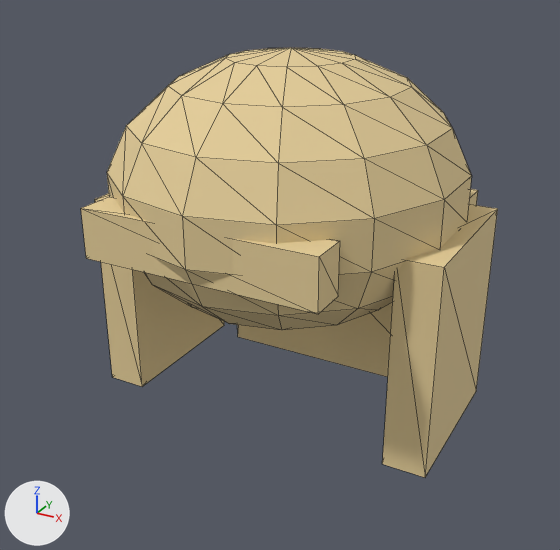
An edit to the glTF model public/assets/models/characters/wardrobe/hair-bob-blond.glb, drawn before and after from the same camera.
Rendered twice from a 50 mm camera at (0.33, -0.615, 0.405) aimed at (-0.003, -0.009, 0.103). Lighting does not change. The marker at lower left points along +X, +Y and +Z. The older version comes first. Mesh edges are drawn as thin lines. Vertices at exactly the same position are counted once.

Script lines for the objects in view, before the commit:
```python
me_hair_back = bpy.data.meshes.new('hair_back')
me_hair_back.from_pydata(...)  # a box spanning x -0.135..0.135, y 0.12..0.17, z -0.06..0.16
me_hair_back.materials.append(mat_charmat)
me_hair_cap = bpy.data.meshes.new('hair_cap')
me_hair_cap.from_pydata(...)  # a UV sphere (14 segments, 9 rings, poles along z) spanning x -0.159..0.159, y -0.167..0.177, z 0.066..0.314
me_hair_cap.materials.append(mat_charmat)
me_hair_curtain_1 = bpy.data.meshes.new('hair_curtain_1')
me_hair_curtain_1.from_pydata(...)  # a box spanning x 0.135..0.175, y -0.07..0.09, z -0.03..0.17
me_hair_curtain_1.materials.append(mat_charmat)
me_hair_curtain__1 = bpy.data.meshes.new('hair_curtain_-1')
me_hair_curtain__1.from_pydata(...)  # a box spanning x -0.175..-0.135, y -0.07..0.09, z -0.03..0.17
me_hair_curtain__1.materials.append(mat_charmat)
me_hair_fringe = bpy.data.meshes.new('hair_fringe')
me_hair_fringe.from_pydata(...)  # a box spanning x -0.11..0.11, y -0.157..-0.123, z 0.153..0.197
me_hair_fringe.materials.append(mat_charmat)
ob_hair_back = bpy.data.objects.new('hair_back', me_hair_back)
ob_hair_back.location = (0.0, 0.0, 0.0)
ob_hair_cap = bpy.data.objects.new('hair_cap', me_hair_cap)
ob_hair_cap.location = (0.0, 0.0, 0.0)
ob_hair_curtain_1 = bpy.data.objects.new('hair_curtain_1', me_hair_curtain_1)
ob_hair_curtain_1.location = (0.0, 0.0, 0.0)
ob_hair_curtain__1 = bpy.data.objects.new('hair_curtain_-1', me_hair_curtain__1)
ob_hair_curtain__1.location = (0.0, 0.0, 0.0)
ob_hair_fringe = bpy.data.objects.new('hair_fringe', me_hair_fringe)
ob_hair_fringe.location = (0.0, 0.0, 0.0)
```
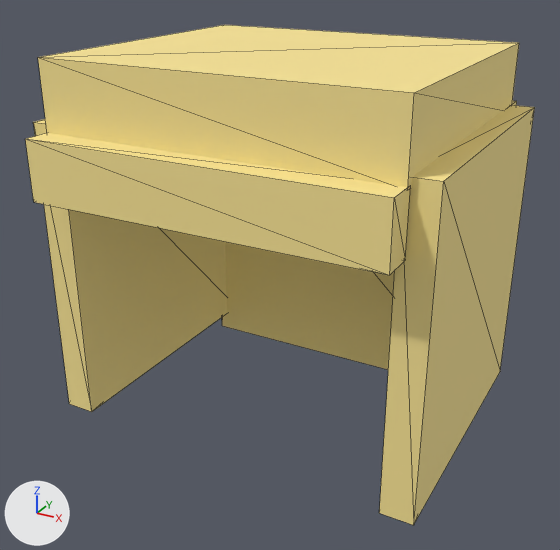
Pixel boxes [x1, y1, x2, y2] of what changed, in the pictures (560 x 550 px; the box of a moved part takes in the faces that stretch with it):
'hair_cap', deleted (beige): before [107, 48, 472, 330]
'hair_top', added (yellow): after [38, 25, 519, 189]
'hair_fringe', recoloured, moved, rescaled (49% wider, 21% taller): before [81, 197, 340, 314]; after [25, 133, 411, 275]
'hair_curtain_1', recoloured, moved, rescaled (34% wider, 53% taller): before [382, 204, 498, 478]; after [379, 105, 535, 525]
'hair_curtain_-1', recoloured, moved, rescaled (50% wider, 51% taller): before [95, 193, 224, 387]; after [33, 119, 227, 412]
'hair_back', recoloured, moved, rescaled (23% wider, 43% taller): before [238, 189, 478, 377]; after [222, 101, 517, 370]
part 1 of me_hair_fringe, moved or reshaped: before [81, 197, 340, 314]; after [25, 133, 411, 275]
part 2 of me_hair_fringe, recoloured: before [81, 197, 340, 314]; after [25, 133, 411, 275]
part 3 of me_hair_curtain__1, moved or reshaped: before [95, 193, 224, 387]; after [33, 119, 227, 412]
part 4 of me_hair_curtain__1, recoloured: before [95, 193, 224, 387]; after [33, 119, 227, 412]
part 5 of me_hair_curtain_1, moved or reshaped: before [382, 204, 498, 478]; after [379, 105, 535, 525]
part 6 of me_hair_curtain_1, recoloured: before [382, 204, 498, 478]; after [379, 105, 535, 525]
part 7 of me_hair_back, moved or reshaped: before [238, 189, 478, 377]; after [222, 101, 517, 370]
part 8 of me_hair_back, recoloured: before [238, 189, 478, 377]; after [222, 101, 517, 370]

The change, as a diff of the scene's bpy script:
```diff
--- a/public/assets/models/characters/wardrobe/hair-bob-blond.glb.py
+++ b/public/assets/models/characters/wardrobe/hair-bob-blond.glb.py
@@ me_hair_fringe @@
-me_hair_fringe.from_pydata(...)  # 8 vertices, 12 faces; spans x -0.11..0.11, y -0.157..-0.123, z 0.153..0.197
+me_hair_fringe.from_pydata(...)  # 8 vertices, 12 faces; spans x -0.163..0.163, y -0.158..-0.128, z 0.194..0.25
+# me_hair_fringe part 1: the whole mesh is scaled about its middle by (1.48, 0.857, 1.22), then moved by (0.0, -0.003, 0.047)
+# me_hair_fringe part 2: 12 faces centred in x -0.11..0.11, y -0.157..-0.123, z 0.153..0.197 are repainted in the vertex colours; the middle colour goes from beige #e5ce99 to yellow #fae595
 me_hair_fringe.materials.append(mat_charmat)
@@ me_hair_curtain__1 @@
-me_hair_curtain__1.from_pydata(...)  # 8 vertices, 12 faces; spans x -0.175..-0.135, y -0.07..0.09, z -0.03..0.17
+me_hair_curtain__1.from_pydata(...)  # 8 vertices, 12 faces; spans x -0.185..-0.155, y -0.126..0.15, z -0.035..0.255
+# me_hair_curtain__1 part 3: the whole mesh is scaled about its middle by (0.75, 1.72, 1.45), then moved by (-0.015, 0.002, 0.04)
+# me_hair_curtain__1 part 4: 12 faces centred in x -0.175..-0.135, y -0.07..0.09, z -0.03..0.17 are repainted in the vertex colours; the middle colour goes from beige #e5ce99 to yellow #fae595
 me_hair_curtain__1.materials.append(mat_charmat)
@@ me_hair_curtain_1 @@
-me_hair_curtain_1.from_pydata(...)  # 8 vertices, 12 faces; spans x 0.135..0.175, y -0.07..0.09, z -0.03..0.17
+me_hair_curtain_1.from_pydata(...)  # 8 vertices, 12 faces; spans x 0.155..0.185, y -0.126..0.15, z -0.035..0.255
+# me_hair_curtain_1 part 5: the whole mesh is scaled about its middle by (0.75, 1.72, 1.45), then moved by (0.015, 0.002, 0.04)
+# me_hair_curtain_1 part 6: 12 faces centred in x 0.135..0.175, y -0.07..0.09, z -0.03..0.17 are repainted in the vertex colours; the middle colour goes from beige #e5ce99 to yellow #fae595
 me_hair_curtain_1.materials.append(mat_charmat)
@@ me_hair_back @@
-me_hair_back.from_pydata(...)  # 8 vertices, 12 faces; spans x -0.135..0.135, y 0.12..0.17, z -0.06..0.16
+me_hair_back.from_pydata(...)  # 8 vertices, 12 faces; spans x -0.163..0.163, y 0.127..0.173, z -0.055..0.255
+# me_hair_back part 7: the whole mesh is scaled about its middle by (1.21, 0.9, 1.41), then moved by (0.0, 0.005, 0.05)
+# me_hair_back part 8: 12 faces centred in x -0.135..0.135, y 0.12..0.17, z -0.06..0.16 are repainted in the vertex colours; the middle colour goes from beige #e5ce99 to yellow #fae595
 me_hair_back.materials.append(mat_charmat)
@@ ob_hair_cap @@
-ob_hair_cap = bpy.data.objects.new('hair_cap', me_hair_cap)
@@ ob_hair_top @@
+ob_hair_top = bpy.data.objects.new('hair_top', me_hair_top)  # a box spanning x -0.163..0.163, y -0.133..0.153, z 0.248..0.312
+ob_hair_top.location = (0.0, 0.0, 0.0)
```
